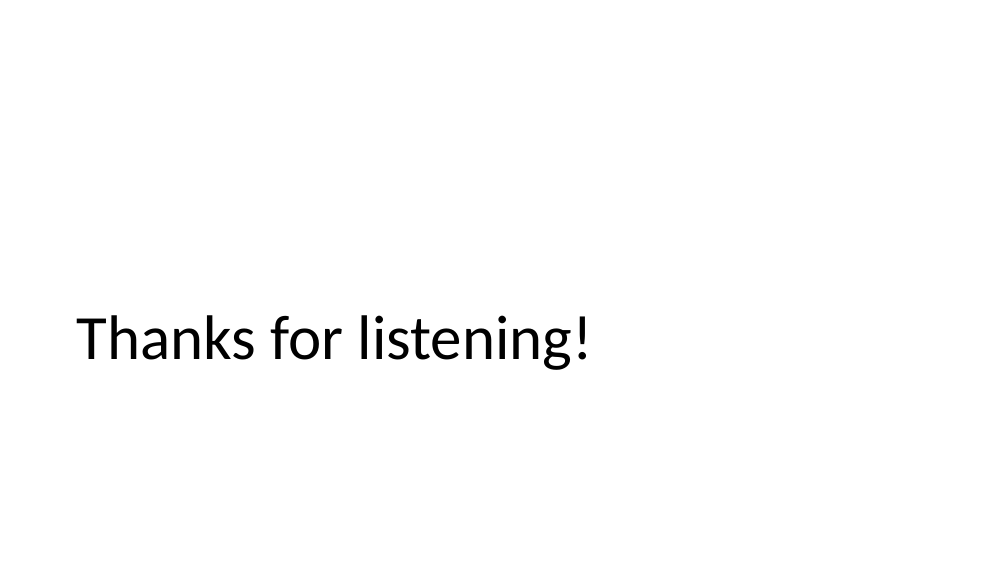
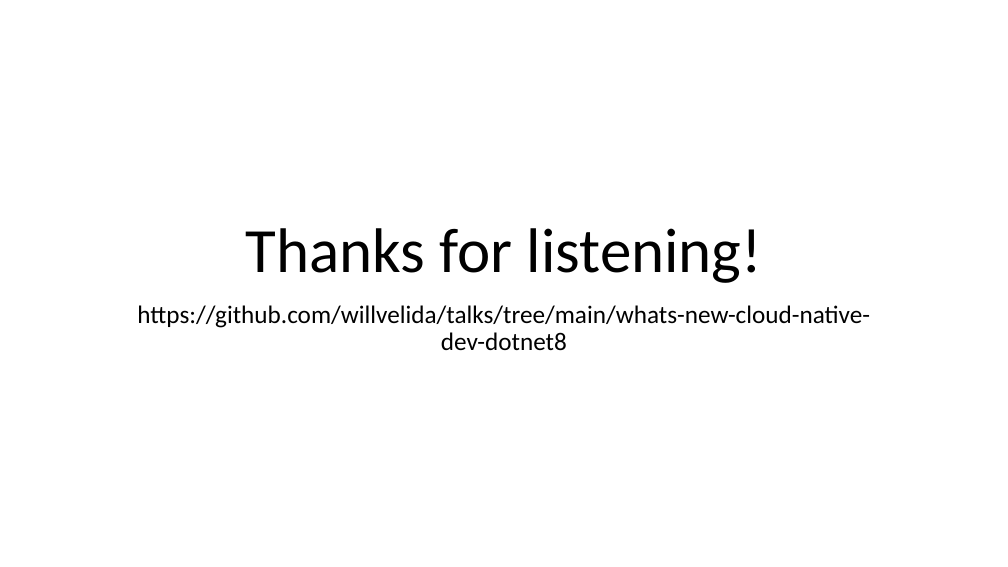
Before and after one commit to willvelida/talks, a slide deck: slide 13 of whats-new-cloud-native-dev-dotnet8/slide_deck.pptx. Drawn at 1008x567 pixels with LibreOffice and Linux fonts; fonts in the diff are those of the drawing. Boxes give left, top, right and bottom in pixels: in the first picture for what was removed or moved away, otherwise in the second. Text is boxed around its words. In the diff, an @@ line names an element or a change of style, - is before the commit and + after.

```diff
--- a/whats-new-cloud-native-dev-dotnet8/slide_deck.pptx
+++ b/whats-new-cloud-native-dev-dotnet8/slide_deck.pptx
@@ title "Thanks for listening!": place and size @@
-title "Thanks for listening!" at [76,315,593,370]
+title "Thanks for listening!" at [246,228,762,283]
@@ title "Thanks for listening!" at [246,228,762,283]: alignment left to centre @@
@@ subtitle added at [137,305,870,351], 24 pt, text #000000 @@
+https://github.com/willvelida/talks/tree/main/whats-new-cloud-native-dev-dotnet8
```
Also in this commit, not shown: 10 other files.
